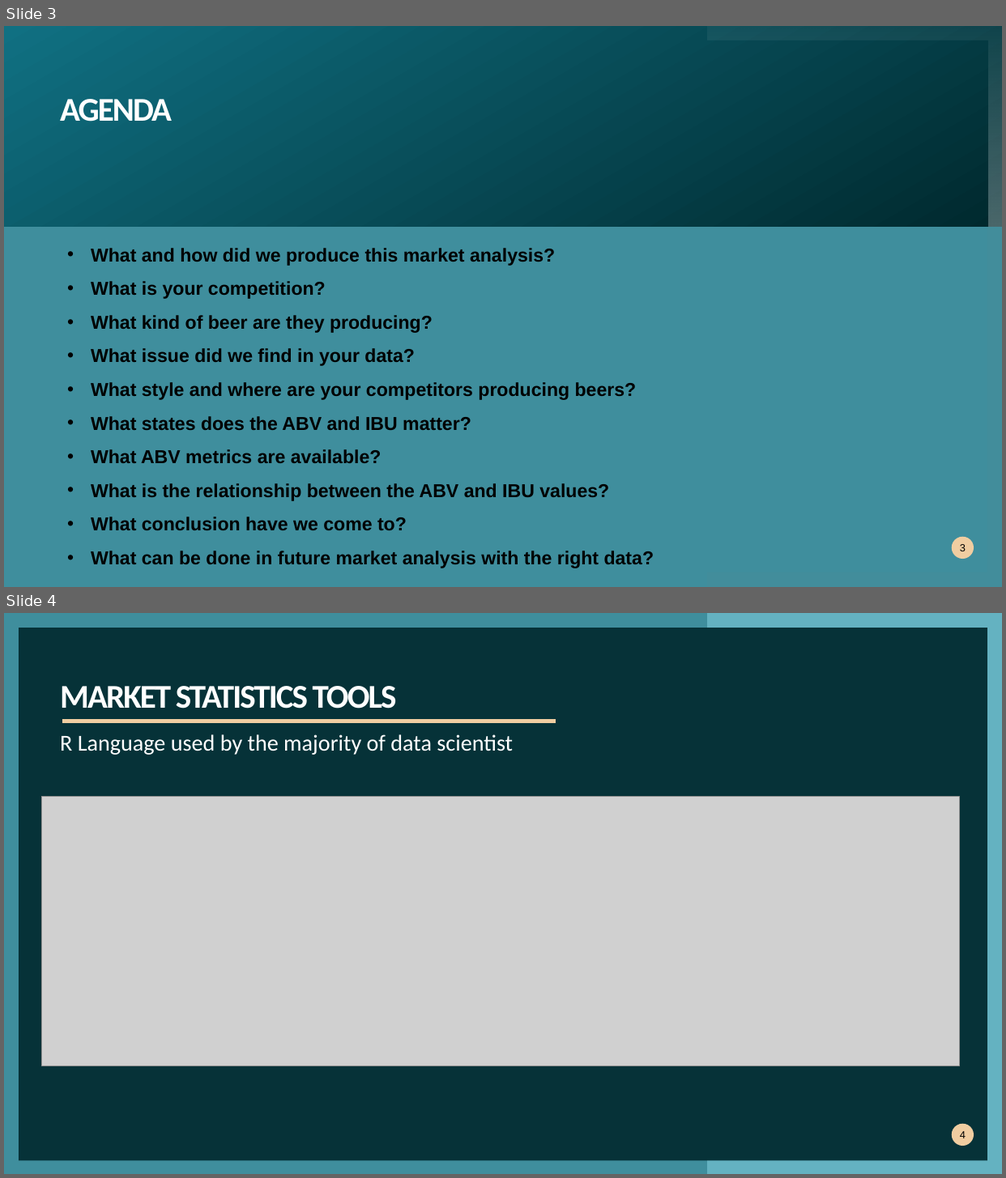
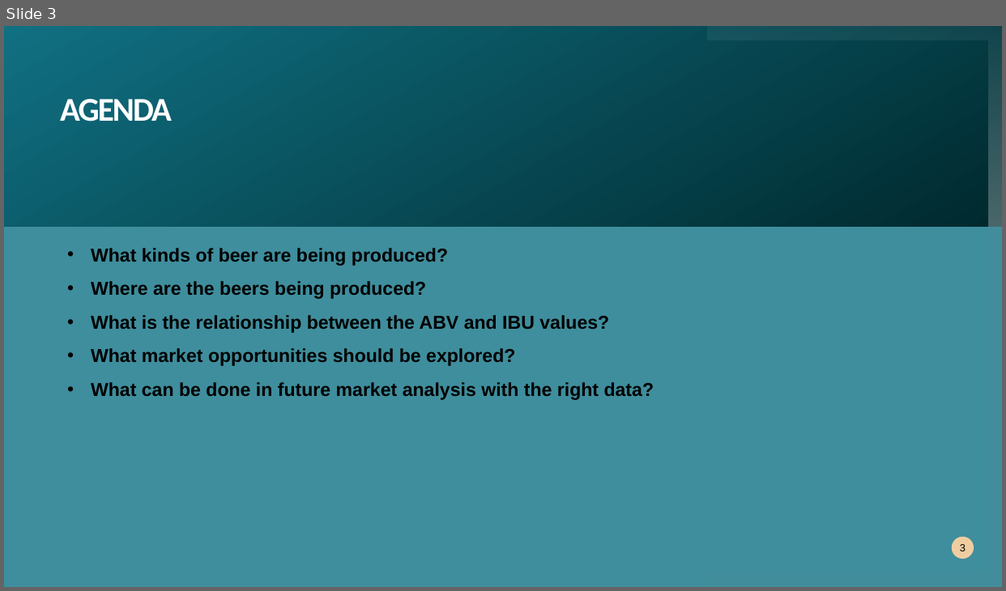
Before and after one commit to bjholmes23/msds6306-case-study-1, a slide deck: Visuals/Presentation.pptx. Shown one above the other, each under a label of ours: slides 3 and 4 before the commit, slide 3 after it. The pictures are 1006x1178 and 1006x591 pixels, drawn with LibreOffice and Linux fonts; fonts in the diff are those of the drawing; grey boxes stand for pictures; background and template pictures are left out. Boxes give left, top, right and bottom in pixels: in the first picture for what was removed or moved away, otherwise in the second. Text is boxed around its words. In the diff, an @@ line names an element or a change of style, - is before the commit and + after.

```diff
--- a/Visuals/Presentation.pptx
+++ b/Visuals/Presentation.pptx
@@ slide 4 removed at box(4, 613, 1002, 1174), background picture (left out) @@
@@ rectangle removed at box(19, 628, 987, 1161) @@
@@ freeform shape removed at box(707, 613, 1002, 1174) @@
@@ title removed at box(60, 686, 397, 709) @@
-MARKET STATISTICS TOOLS
@@ freeform shape removed at box(62, 717, 556, 721) @@
@@ text removed at box(60, 735, 513, 755) @@
-R Language used by the majority of data scientist
@@ picture removed at box(42, 797, 960, 1067) @@
@@ page number removed at box(952, 1124, 974, 1147) @@
-4
@@ slide 3 changed as well @@
@@ text at box(91, 248, 448, 299): text changed @@
-• What and how did we produce this market analysis?
-• What is your competition?
-• What kind of beer are they producing?
-• What issue did we find in your data?
-• What style and where are your competitors producing beers?
-• What states does the ABV and IBU matter?
-• What ABV metrics are available?
+• What kinds of beer are being produced?
+• Where are the beers being produced?
@@ text at box(91, 348, 515, 366): text changed @@
-• What conclusion have we come to?
+• What market opportunities should be explored?
```
Also in this commit, not shown: 2 other slides changed, 15 other files.
